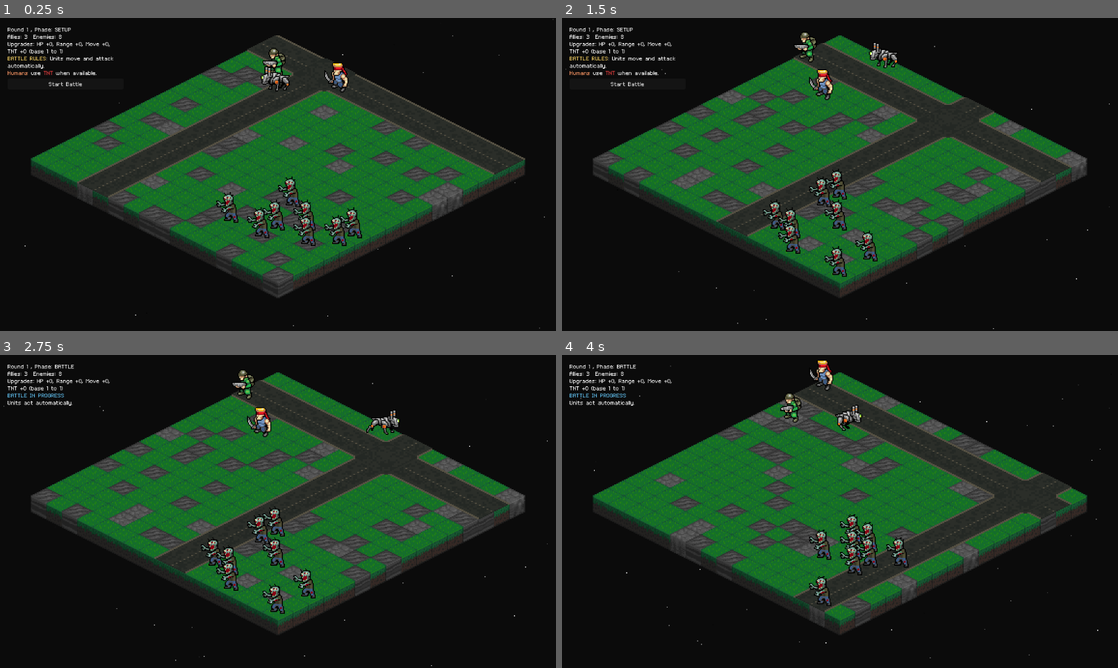
Above: before the commit, frames 1-4 (two rows, left to right).
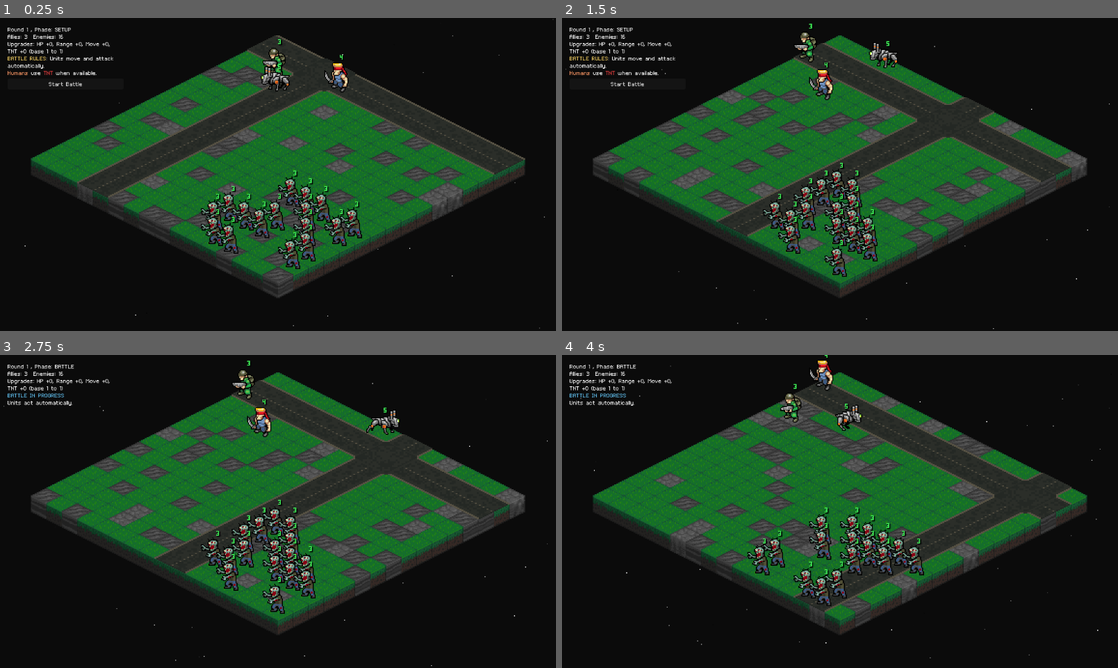
Above: after the commit, the same moments.

Repository: Tekknobot/MEKIII
Game: Godot game, scene res://scenes/Game.tscn
The game is run twice, just before and just after one commit, with the same random seed, the same clock (stepped at 60 frames per second) and the same inputs.
Inputs (mouse positions are in pixels of both pictures, inside the frame that each line leads up to):
- Up to frame 1 (0.25 s): no input
- Up to frame 2 (1.5 s): click "Start Battle" at 0.5 s; tap Enter at 1.25 s; move the mouse to (962, 158) at 1.27 s; tap R at 1.35 s
- Up to frame 3 (2.75 s): click "Start Battle" at 2 s
- Up to frame 4 (4 s): move the mouse to (728, 527) at 2.77 s; tap R at 2.85 s; click "Start Battle" at 3.5 s

The runs differ from the first frame. In frame 1, 1.6% of the frame differs, in the area x 10-65%, y 5-81%; in frame 2, 1.4%; in frame 3, 1.4%; in frame 4, 1.6%.

Commit message:
Add HP UI label.

Diff:
--- a/scenes/Game.tscn
+++ b/scenes/Game.tscn
@@ -30,6 +30,7 @@
 [ext_resource type="Texture2D" uid="uid://ck7ob82qmu1po" path="res://sprites/Tiles_UI/mek3/2x2_attack.png" id="15_kyk2p"]
 [ext_resource type="AudioStream" uid="uid://b4lp2xohi5ktg" path="res://audio/SFX/robo_bark.wav" id="16_7f8l2"]
 [ext_resource type="AudioStream" uid="uid://cvmadfryrn0ar" path="res://audio/SFX/Hit8.wav" id="17_cxum0"]
+[ext_resource type="PackedScene" uid="uid://cq3upgp7cxwld" path="res://scenes/medkit_drop.tscn" id="17_kbe8o"]
 [ext_resource type="Script" uid="uid://c5qxy87uee84f" path="res://scripts/turnmanager.gd" id="19_45i86"]
 [ext_resource type="PackedScene" uid="uid://bm1g128j70kea" path="res://scenes/StarNight.tscn" id="20_sv1m6"]
 [ext_resource type="Texture2D" uid="uid://c1pruacv3xra5" path="res://sprites/Terrain/roads/16.png" id="30_1fiys"]
@@ -246,7 +247,7 @@
 water_blobs = 1
 blob_steps = 2
 mech_count = 1
-zombie_count = 8
+zombie_count = 16
 human_scene = ExtResource("2_s0nni")
 human2_scene = ExtResource("3_1gdd5")
 mech_scene = ExtResource("3_aug50")
@@ -270,6 +271,7 @@
 sfx_humantwo_die = ExtResource("10_jhsr3")
 sfx_dog_die = ExtResource("8_a85ww")
 laser_drop_scene = ExtResource("14_i4jil")
+medkit_drop_scene = ExtResource("17_kbe8o")
 orbital_hits = 1
 sfx_orbital_zap = ExtResource("15_jai3c")
 
--- a/scenes/human.tscn
+++ b/scenes/human.tscn
@@ -40,9 +40,11 @@
 [ext_resource type="Texture2D" uid="uid://fg06rf821n7y" path="res://sprites/Humans/soldier4.png" id="30_kpg8i"]
 [ext_resource type="Texture2D" uid="uid://wm8nrbekb2d0" path="res://sprites/Humans/soldier5.png" id="31_p7m8c"]
 [ext_resource type="Texture2D" uid="uid://bwj8fwjcwdohd" path="res://sprites/Humans/soldier6.png" id="32_sn7yr"]
+[ext_resource type="FontFile" uid="uid://buw362wjb8o8d" path="res://fonts/magofonts/mago2.ttf" id="41_k7vlj"]
+[ext_resource type="Script" uid="uid://lmsma3lhwhb8" path="res://scripts/hp_label.gd" id="42_nsheb"]
 
 [sub_resource type="RectangleShape2D" id="RectangleShape2D_jwu2t"]
-size = Vector2(20, 30)
+size = Vector2(20, 1)
 
 [sub_resource type="SpriteFrames" id="SpriteFrames_1lsy6"]
 animations = [{
@@ -191,10 +193,21 @@
 script = ExtResource("1_swaxu")
 
 [node name="CollisionShape2D" type="CollisionShape2D" parent="."]
-position = Vector2(0, -21)
+position = Vector2(0, -6.5)
 shape = SubResource("RectangleShape2D_jwu2t")
 
 [node name="AnimatedSprite2D" type="AnimatedSprite2D" parent="."]
 sprite_frames = SubResource("SpriteFrames_1lsy6")
 animation = &"attack"
 autoplay = "idle"
+
+[node name="HPLabel" type="Label" parent="."]
+offset_top = -50.0
+offset_right = 40.0
+offset_bottom = -37.0
+theme_override_fonts/font = ExtResource("41_k7vlj")
+text = "3"
+script = ExtResource("42_nsheb")
+unit_path = NodePath("..")
+show_as_fraction = false
+prefix = ""
--- a/scenes/humantwo.tscn
+++ b/scenes/humantwo.tscn
@@ -39,9 +39,11 @@
 [ext_resource type="Texture2D" uid="uid://cfegin6ajshld" path="res://sprites/Humans/merc/rambo3.png" id="37_3ua76"]
 [ext_resource type="Texture2D" uid="uid://dmq3p3kwp5ijv" path="res://sprites/Humans/merc/rambo4.png" id="38_eajvc"]
 [ext_resource type="Texture2D" uid="uid://dvxjdj64f0qc4" path="res://sprites/Humans/merc/rambo5.png" id="39_klbvv"]
+[ext_resource type="FontFile" uid="uid://buw362wjb8o8d" path="res://fonts/magofonts/mago2.ttf" id="40_rj2tn"]
+[ext_resource type="Script" uid="uid://lmsma3lhwhb8" path="res://scripts/hp_label.gd" id="41_t1h4y"]
 
 [sub_resource type="RectangleShape2D" id="RectangleShape2D_jwu2t"]
-size = Vector2(20, 30)
+size = Vector2(20, 1)
 
 [sub_resource type="SpriteFrames" id="SpriteFrames_v1h0r"]
 animations = [{
@@ -187,10 +189,21 @@
 script = ExtResource("1_ttoxp")
 
 [node name="CollisionShape2D" type="CollisionShape2D" parent="."]
-position = Vector2(0, -21)
+position = Vector2(0, -6.5)
 shape = SubResource("RectangleShape2D_jwu2t")
 
 [node name="AnimatedSprite2D" type="AnimatedSprite2D" parent="."]
 sprite_frames = SubResource("SpriteFrames_v1h0r")
-animation = &"move"
+animation = &"idle"
 autoplay = "idle"
+
+[node name="HPLabel" type="Label" parent="."]
+offset_top = -50.0
+offset_right = 40.0
+offset_bottom = -37.0
+theme_override_fonts/font = ExtResource("40_rj2tn")
+text = "3"
+script = ExtResource("41_t1h4y")
+unit_path = NodePath("..")
+show_as_fraction = false
+prefix = ""
--- a/scenes/mech.tscn
+++ b/scenes/mech.tscn
@@ -46,6 +46,11 @@
 [ext_resource type="Texture2D" uid="uid://b6xc2lxc2xcbp" path="res://sprites/Dog/dog4.png" id="44_td0mw"]
 [ext_resource type="Texture2D" uid="uid://drwojs0xkl8pl" path="res://sprites/Dog/dog5.png" id="45_to4eo"]
 [ext_resource type="Texture2D" uid="uid://gwjqv0y3yqov" path="res://sprites/Dog/dog6.png" id="46_ldk4d"]
+[ext_resource type="FontFile" uid="uid://buw362wjb8o8d" path="res://fonts/magofonts/mago2.ttf" id="47_7tcnj"]
+[ext_resource type="Script" uid="uid://lmsma3lhwhb8" path="res://scripts/hp_label.gd" id="48_hm8jv"]
+
+[sub_resource type="RectangleShape2D" id="RectangleShape2D_7tcnj"]
+size = Vector2(20, 1)
 
 [sub_resource type="SpriteFrames" id="SpriteFrames_7uhu2"]
 animations = [{
@@ -205,11 +210,26 @@
 "speed": 12.0
 }]
 
-[node name="Unit" type="Node2D"]
+[node name="Unit" type="CharacterBody2D"]
 script = ExtResource("1_0w1yf")
 death_offset = Vector2(0, -16)
+
+[node name="CollisionShape2D" type="CollisionShape2D" parent="."]
+position = Vector2(0, -6.5)
+shape = SubResource("RectangleShape2D_7tcnj")
 
 [node name="AnimatedSprite2D" type="AnimatedSprite2D" parent="."]
 sprite_frames = SubResource("SpriteFrames_7uhu2")
 animation = &"move"
 autoplay = "idle"
+
+[node name="HPLabel" type="Label" parent="."]
+offset_top = -40.0
+offset_right = 40.0
+offset_bottom = -27.0
+theme_override_fonts/font = ExtResource("47_7tcnj")
+text = "3"
+script = ExtResource("48_hm8jv")
+unit_path = NodePath("..")
+show_as_fraction = false
+prefix = ""
--- /dev/null
+++ b/scenes/medkit_drop.tscn
@@ -0,0 +1,18 @@
+[gd_scene load_steps=4 format=3 uid="uid://cq3upgp7cxwld"]
+
+[ext_resource type="Script" uid="uid://cgw34uwk1dcd" path="res://scripts/medkit_drop.gd" id="1_0yib5"]
+[ext_resource type="Texture2D" uid="uid://dlbicachyet3k" path="res://sprites/Drops/health_drop.png" id="1_8w31k"]
+
+[sub_resource type="RectangleShape2D" id="RectangleShape2D_alfcu"]
+size = Vector2(6, 1)
+
+[node name="MedkitDrop" type="Area2D"]
+script = ExtResource("1_0yib5")
+rot_degrees = 6.0
+
+[node name="CollisionShape2D" type="CollisionShape2D" parent="."]
+position = Vector2(0, 7.5)
+shape = SubResource("RectangleShape2D_alfcu")
+
+[node name="Visual" type="Sprite2D" parent="."]
+texture = ExtResource("1_8w31k")
--- a/scenes/zombie.tscn
+++ b/scenes/zombie.tscn
@@ -40,9 +40,11 @@
 [ext_resource type="Texture2D" uid="uid://y1tu1n80rvks" path="res://sprites/Zombies/move/zomb4.png" id="38_i12k7"]
 [ext_resource type="Texture2D" uid="uid://bdnwlnsu56wes" path="res://sprites/Zombies/move/zomb5.png" id="39_a3vf8"]
 [ext_resource type="Texture2D" uid="uid://d265fi2e6of11" path="res://sprites/Zombies/move/zomb6.png" id="40_j2sop"]
+[ext_resource type="FontFile" uid="uid://buw362wjb8o8d" path="res://fonts/magofonts/mago2.ttf" id="41_ln2kq"]
+[ext_resource type="Script" uid="uid://lmsma3lhwhb8" path="res://scripts/hp_label.gd" id="42_turgy"]
 
 [sub_resource type="RectangleShape2D" id="RectangleShape2D_o6twh"]
-size = Vector2(20, 30)
+size = Vector2(20, 1)
 
 [sub_resource type="SpriteFrames" id="SpriteFrames_0pyg8"]
 animations = [{
@@ -192,7 +194,7 @@
 team = 1
 
 [node name="CollisionShape2D" type="CollisionShape2D" parent="."]
-position = Vector2(0, -21)
+position = Vector2(0, -6.5)
 shape = SubResource("RectangleShape2D_o6twh")
 disabled = true
 
@@ -200,3 +202,14 @@
 sprite_frames = SubResource("SpriteFrames_0pyg8")
 animation = &"move"
 autoplay = "idle"
+
+[node name="HPLabel" type="Label" parent="."]
+offset_top = -50.0
+offset_right = 40.0
+offset_bottom = -37.0
+theme_override_fonts/font = ExtResource("41_ln2kq")
+text = "3"
+script = ExtResource("42_turgy")
+unit_path = NodePath("..")
+show_as_fraction = false
+prefix = ""
--- a/scripts/game.gd
+++ b/scripts/game.gd
@@ -210,6 +210,11 @@
 # --- Loot drop: Orbital Laser pickup ---
 @export var laser_drop_scene: PackedScene          # your prefab
 @export_range(0.0, 1.0, 0.05) var laser_drop_chance := 0.35
+
+# --- Loot drop: Medkit pickup ---
+@export var medkit_drop_scene: PackedScene
+@export_range(0.0, 1.0, 0.05) var medkit_drop_chance := 0.45
+@export_range(1, 10, 1) var medkit_heal_amount := 2
 
 # Orbital laser effect
 @export var orbital_beam_width := 1.0
@@ -1683,9 +1688,56 @@
 	if hovered_unit == u:
 		set_hovered_unit(null)
 
-	# ✅ Zombie drops laser pickup
+	# ✅ Zombie drops (choose one)
 	if u is Zombie:
-		_try_spawn_laser_drop(origin)
+		_try_spawn_medkit_drop(origin) # try medkit first
+		_try_spawn_laser_drop(origin)  # then laser
+
+func _try_spawn_medkit_drop(zombie_cell: Vector2i) -> void:
+	if medkit_drop_scene == null:
+		return
+	if rng.randf() > medkit_drop_chance:
+		return
+
+	var spawn_cell := Vector2i(-1, -1)
+
+	if _is_pickup_cell_ok(zombie_cell) and not pickups.has(zombie_cell):
+		spawn_cell = zombie_cell
+	else:
+		spawn_cell = _find_free_adjacent_cell(zombie_cell)
+
+	if spawn_cell.x < 0:
+		return
+	if pickups.has(spawn_cell):
+		return
+
+	var drop := medkit_drop_scene.instantiate()
+	var d2 := drop as Node2D
+	if d2 == null:
+		push_warning("medkit_drop_scene root is not Node2D/Area2D; can't render.")
+		return
+
+	# tag it so _collect_pickup_at knows what it is
+	d2.set_meta("pickup_kind", "medkit")
+
+	pickups_root.add_child(d2)
+
+	var world_pos := terrain.to_global(terrain.map_to_local(spawn_cell))
+	world_pos += Vector2(0, -16)
+	d2.global_position = world_pos
+
+	d2.z_as_relative = false
+	d2.z_index = 300000 + int(world_pos.y)
+
+	d2.visible = true
+	d2.modulate = Color(1, 1, 1, 1)
+
+	pickups[spawn_cell] = d2
+
+	# quick pop-in
+	d2.scale = Vector2.ONE * 0.85
+	var t := create_tween()
+	t.tween_property(d2, "scale", Vector2.ONE, 0.12)
 
 func _try_spawn_laser_drop(zombie_cell: Vector2i) -> void:
 	if laser_drop_scene == null:
@@ -1884,6 +1936,11 @@
 	var drop = pickups[cell]
 	pickups.erase(cell)
 
+	# figure out what it is BEFORE we free it
+	var kind := ""
+	if drop != null and is_instance_valid(drop) and drop.has_meta("pickup_kind"):
+		kind = str(drop.get_meta("pickup_kind"))
+
 	# fade out and remove
 	if drop != null and is_instance_valid(drop):
 		var t := create_tween()
@@ -1892,7 +1949,16 @@
 		if is_instance_valid(drop):
 			drop.queue_free()
 
-	# ✅ orbital strike
+	# ✅ apply effect
+	if kind == "medkit":
+		if collector != null and is_instance_valid(collector):
+			var before := collector.hp
+			collector.hp = min(collector.max_hp, collector.hp + medkit_heal_amount)
+			if collector.hp > before:
+				await _flash_unit(collector)
+		return
+
+	# default = laser (your existing behavior)
 	await _orbital_laser_strike()
 
 func _orbital_laser_strike() -> void:
--- /dev/null
+++ b/scripts/hp_label.gd
@@ -0,0 +1,89 @@
+extends Label
+class_name HPLabel
+
+@export var unit_path: NodePath
+@export var unit_group_name := ""
+
+@export var show_as_fraction := true
+@export var prefix := "HP: "
+
+@export_range(0.0, 1.0, 0.01) var high_threshold := 0.67
+@export_range(0.0, 1.0, 0.01) var mid_threshold := 0.34
+
+@export var update_interval := 0.0
+
+# --- Shadow styling ---
+@export var shadow_color := Color(0, 0, 0, 0.85)
+@export var shadow_offset := Vector2(2, 2)
+@export var shadow_outline_size := 0   # keep 0 unless you want thick outline
+
+var unit: Unit = null
+var _timer: Timer = null
+
+func _ready() -> void:
+	_bind_unit()
+	_apply_shadow_style()
+
+	if update_interval > 0.0:
+		_timer = Timer.new()
+		_timer.one_shot = false
+		_timer.wait_time = update_interval
+		add_child(_timer)
+		_timer.timeout.connect(_refresh)
+		_timer.start()
+
+	_refresh()
+
+func _process(_delta: float) -> void:
+	if update_interval > 0.0:
+		return
+	_refresh()
+
+func _bind_unit() -> void:
+	if unit_path != NodePath():
+		var n := get_node_or_null(unit_path)
+		if n is Unit:
+			unit = n
+			return
+
+	if unit_group_name != "":
+		var n2 := get_tree().get_first_node_in_group(unit_group_name)
+		if n2 is Unit:
+			unit = n2
+
+func set_unit(u: Unit) -> void:
+	unit = u
+	_refresh()
+
+# --- Shadow setup ---
+func _apply_shadow_style() -> void:
+	add_theme_color_override("font_shadow_color", shadow_color)
+	add_theme_constant_override("font_shadow_offset_x", int(shadow_offset.x))
+	add_theme_constant_override("font_shadow_offset_y", int(shadow_offset.y))
+	add_theme_constant_override("font_shadow_outline_size", shadow_outline_size)
+
+func _refresh() -> void:
+	if unit == null or not is_instance_valid(unit):
+		text = prefix + "--"
+		add_theme_color_override("font_color", Color(1, 1, 1, 1))
+		return
+
+	var cur := int(unit.hp)
+	var maxv = max(1, int(unit.max_hp))
+
+	if show_as_fraction:
+		text = "%s%d/%d" % [prefix, cur, maxv]
+	else:
+		text = "%s%d" % [prefix, cur]
+
+	var ratio := float(cur) / float(maxv)
+
+	var c: Color
+	if ratio >= high_threshold:
+		c = Color(0.25, 0.95, 0.35, 1.0)   # green
+	elif ratio >= mid_threshold:
+		c = Color(1.0, 0.9, 0.25, 1.0)     # yellow
+	else:
+		c = Color(1.0, 0.25, 0.25, 1.0)    # red
+
+	add_theme_color_override("font_color", c)
--- a/scripts/human.gd
+++ b/scripts/human.gd
@@ -7,3 +7,4 @@
 	attack_range = 4
 	attack_repeats = 1
 	hp = 3
+	max_hp = 3
--- a/scripts/humantwo.gd
+++ b/scripts/humantwo.gd
@@ -3,7 +3,8 @@
 
 func _ready() -> void:
 	footprint_size = Vector2i(1, 1)
-	move_range = 4
+	move_range = 5
 	attack_range = 1
 	attack_repeats = 1
 	hp = 4
+	max_hp = 4
--- a/scripts/mech.gd
+++ b/scripts/mech.gd
@@ -7,3 +7,4 @@
 	attack_range = 1
 	attack_repeats = 1
 	hp = 5
+	max_hp = 5
--- /dev/null
+++ b/scripts/medkit_drop.gd
@@ -0,0 +1,61 @@
+extends Area2D
+class_name MedkitDrop
+
+@export var spin_speed := 2.5
+@export var rot_degrees := 12.0
+
+@export_range(1, 10, 1) var heal_amount := 2
+@export var also_flash := true
+
+var _t := 0.0
+var visual: Node2D
+
+func _ready() -> void:
+	visual = get_node_or_null("Visual") as Node2D
+
+	# connect overlap signals
+	body_entered.connect(_on_body_entered)
+	area_entered.connect(_on_area_entered)
+
+func _process(delta: float) -> void:
+	if visual == null:
+		return
+
+	_t += delta
+	var r := sin(_t * spin_speed * TAU) * deg_to_rad(rot_degrees)
+	visual.rotation = r
+
+func _on_body_entered(body: Node) -> void:
+	_try_collect(body)
+
+func _on_area_entered(area: Area2D) -> void:
+	_try_collect(area)
+
+func _try_collect(obj: Node) -> void:
+	# Only Units can collect
+	if not (obj is Unit):
+		return
+
+	var u := obj as Unit
+	if u == null or not is_instance_valid(u):
+		return
+
+	# find the Map node (same pattern as LaserDrop)
+	var map := get_tree().get_first_node_in_group("GameMap")
+	if map == null:
+		return
+
+	# prevent double trigger
+	set_deferred("monitoring", false)
+
+	# ✅ heal (works with your Unit.hp / Unit.max_hp)
+	var before := u.hp
+	u.hp = min(u.max_hp, u.hp + heal_amount)
+
+	# optional flash via Map's existing helper (if present)
+	if also_flash and u.hp > before:
+		if map.has_method("_flash_unit"):
+			await map._flash_unit(u)
+
+	# small vanish
+	queue_free()
--- a/scripts/zombie.gd
+++ b/scripts/zombie.gd
@@ -5,5 +5,6 @@
 	footprint_size = Vector2i(1, 1)
 	move_range = 3
 	attack_range = 1
-	attack_repeats = 2
-	hp = 2
+	attack_repeats = 1
+	hp = 3
+	max_hp = 3
Not shown: 1 places in scenes/Game.tscn that only renumber resources
Not shown: 1 places in scenes/human.tscn that only renumber resources
Not shown: 1 places in scenes/humantwo.tscn that only renumber resources
Not shown: 1 places in scenes/mech.tscn that only renumber resources
Not shown: 1 places in scenes/zombie.tscn that only renumber resources
Not shown, added: scripts/hp_label.gd.uid
Not shown, added: scripts/medkit_drop.gd.uid
